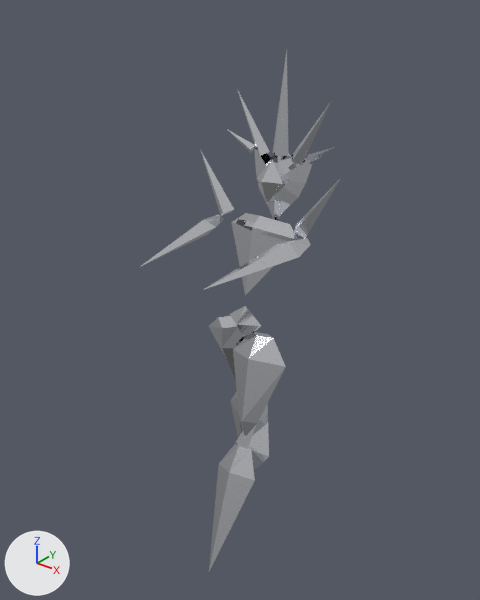
A saved change to the Blender file art/mercury.blend.
Both versions are drawn from a 50 mm lens placed at (2.33, -2.96, 3.48), pointed at (0.0, -0.06, 1.68). Lighting does not change. The marker at lower left points along +X, +Y and +Z. The picture after the commit comes second.

Names of what the first picture shows: 'arm_L', 'arm_R', 'chest', 'head', 'shin_R', 'shoulder_R', 'thigh_L', 'thigh_R' and 3 more.
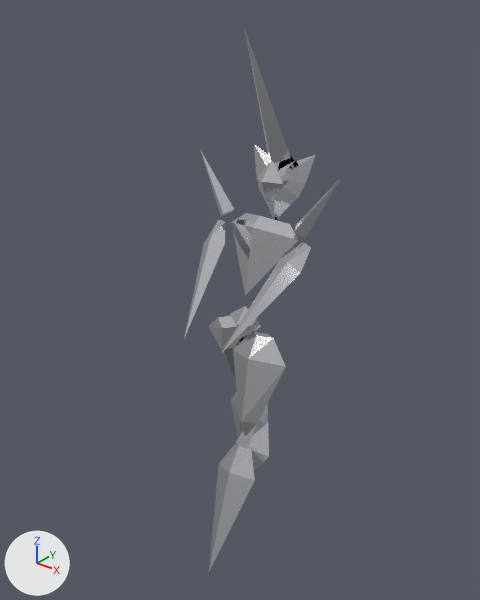
The change, as JSON lines over the scene's bpy script:
```json
{"block": "me_head", "where": "# used by ob_head; parent = ob_chest; location = (0.0, 0.0, 0.7); rotation_euler = (0.279, 0.0, 0.0), in degrees (16, 0, 0)"}
{"block": "me_head", "where": "# verts and faces of me_head; kept vertices keep their numbers, new ones are numbered from 45"}
{"block": "me_head", "where": "# before: 20 (-0.06, 0.0, 0.2) at pixel (272, 152), 21 (0.0, -0.06, 0.193) at pixel (274, 155), 22 (0.06, 0.0, 0.2) at pixel (288, 155), 23 (0.0, 0.06, 0.207), 24 (0.0, -0.07, 0.8)"}
{"op": "remove", "block": "me_head", "code": "me_head.from_pydata(...)  # 45 vertices, 57 faces; spans x -0.4..0.4, y -0.165..0.13, z -0.23..0.8"}
{"op": "add", "block": "me_head", "code": "me_head.from_pydata(...)  # 25 vertices, 37 faces; spans x -0.23..0.23, y -0.48..0.13, z -0.23..0.86"}
{"block": "me_head", "change": "me_head part 1: the loose piece of 5 vertices spanning x 0.196..0.4, y -0.05..0.029, z 0.173..0.3 is deleted"}
{"block": "me_head", "change": "me_head part 2: the loose piece of 5 vertices spanning x -0.34..-0.081, y -0.06..0.045, z 0.157..0.55 is deleted"}
{"block": "me_head", "change": "me_head part 3: the loose piece of 5 vertices spanning x 0.081..0.34, y -0.06..0.045, z 0.157..0.55 is deleted"}
{"block": "me_head", "change": "me_head part 4: the loose piece of 5 vertices spanning x -0.4..-0.196, y -0.05..0.029, z 0.173..0.3 is deleted"}
{"block": "me_head", "change": "me_head part 5"}
{"op": "add", "block": "me_head", "code": "delete_vertices([24])  # with the faces that use them"}
{"op": "add", "block": "me_head", "code": "verts[20] = (-0.085, -0.01, 0.19)  # moved, pixel (268, 153)"}
{"op": "add", "block": "me_head", "code": "verts[21] = (0.0, -0.08, 0.141)  # moved"}
{"op": "add", "block": "me_head", "code": "verts[22] = (0.085, -0.01, 0.19)  # moved, pixel (290, 158)"}
{"op": "add", "block": "me_head", "code": "verts[23] = (0.0, 0.06, 0.239)  # moved, pixel (286, 147)"}
{"op": "add", "block": "me_head", "code": "verts[45] = (0.0, -0.48, 0.86)"}
{"op": "add", "block": "me_head", "code": "faces += [(20, 21, 45), (21, 22, 45), (22, 23, 45), (20, 45, 23)]"}
{"op": "set", "path": "ob_arm_l.rotation_euler", "old": "(-1.047, -0.244, 0.0)", "new": "(-0.349, -0.244, 0.0)", "note": "degrees (-60, -14, 0) -> degrees (-20, -14, 0)"}
{"op": "set", "path": "ob_arm_r.rotation_euler", "old": "(-1.047, 0.244, 0.0)", "new": "(-0.349, 0.244, 0.0)", "note": "degrees (-60, 14, 0) -> degrees (-20, 14, 0)"}
```

Pixel boxes [x1, y1, x2, y2] of what changed, in the pictures (480 x 600 px; the box of a moved part takes in the faces that stretch with it):
```json
{"object": "head", "change": "reshaped", "before": [227, 51, 335, 220], "after": [245, 31, 316, 220], "on screen": "34% narrower, 12% taller"}
{"object": "arm_R", "change": "turned", "before": [203, 238, 311, 290], "after": [222, 243, 311, 352]}
{"object": "arm_L", "change": "turned", "before": [140, 215, 224, 267], "after": [184, 220, 225, 338]}
{"part": 1, "of": "me_head", "change": "deleted", "before": [306, 147, 335, 164]}
{"part": 2, "of": "me_head", "change": "deleted", "before": [237, 89, 270, 157]}
{"part": 3, "of": "me_head", "change": "deleted", "before": [292, 102, 331, 165]}
{"part": 4, "of": "me_head", "change": "deleted", "before": [227, 129, 255, 153]}
{"part": 5, "of": "me_head", "change": "moved or reshaped", "before": [273, 51, 289, 156], "after": [245, 31, 291, 163]}
```
